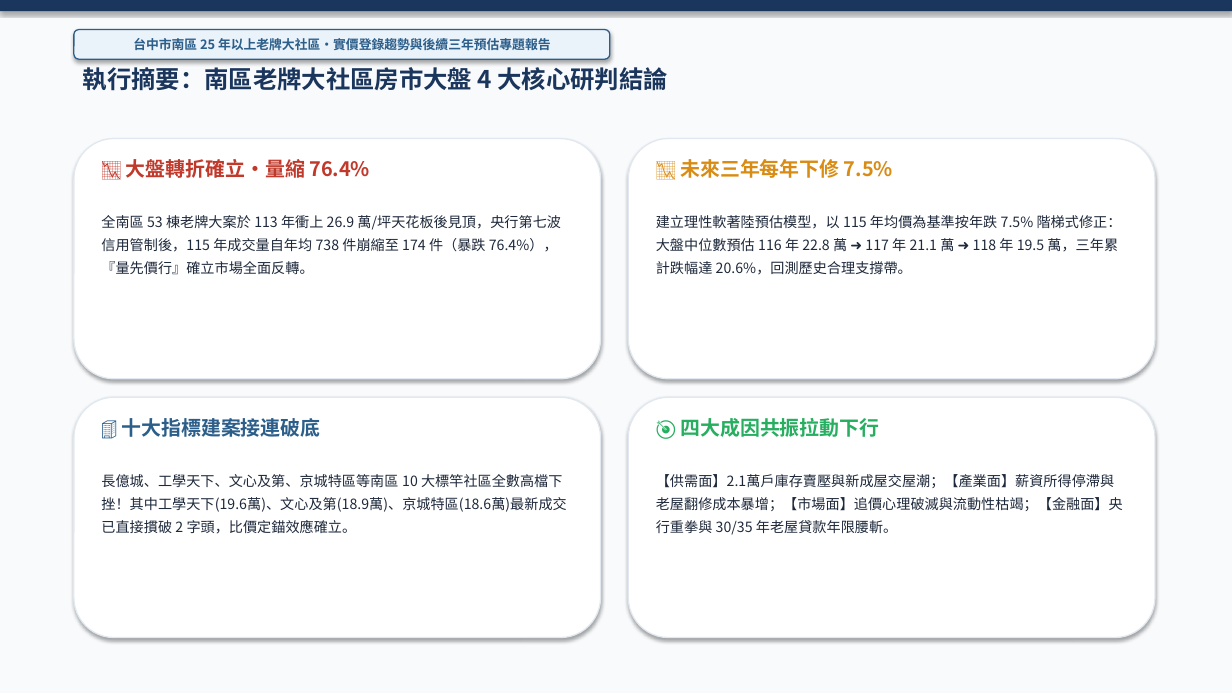
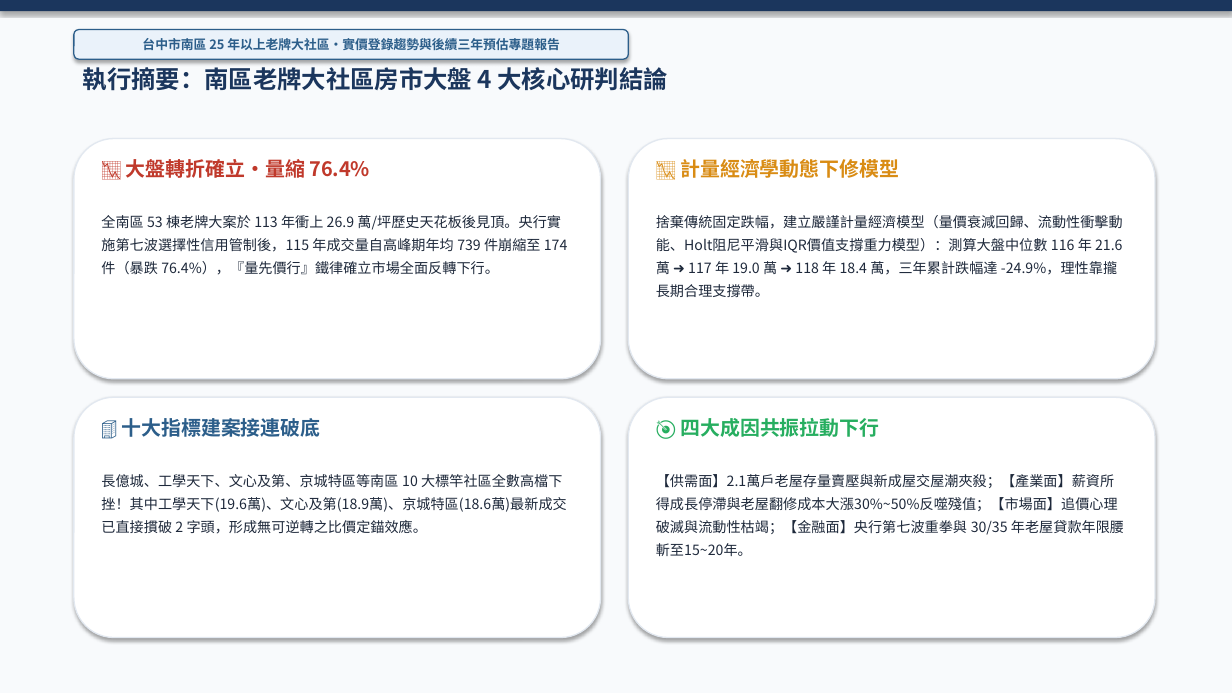
Before and after one commit to derekhcw168/taichung-house-hunting, a slide deck: slide 2 of 南區25年以上大型社區走勢圖/台中市南區老牌大型社區實價登錄趨勢與後續三年下跌預估分析.pptx. Drawn at 1232x693 pixels with LibreOffice and Linux fonts; fonts in the diff are those of the drawing. Boxes give left, top, right and bottom in pixels: in the first picture for what was removed or moved away, otherwise in the second. Text is boxed around its words. In the diff, an @@ line names an element or a change of style, - is before the commit and + after.

```diff
--- a/南區25年以上大型社區走勢圖/台中市南區老牌大型社區實價登錄趨勢與後續三年下跌預估分析.pptx
+++ b/南區25年以上大型社區走勢圖/台中市南區老牌大型社區實價登錄趨勢與後續三年下跌預估分析.pptx
@@ rounded rectangle "台中市南區 25 年以上老牌大社區・實價登錄趨勢與後續三年預估專題報告": place and size @@
-rounded rectangle "台中市南區 25 年以上老牌大社區・實價登錄趨勢與後續三年預估專題報告" at (74, 30, 610, 59)
+rounded rectangle "台中市南區 25 年以上老牌大社區・實價登錄趨勢與後續三年預估專題報告" at (74, 30, 628, 59)
@@ text at (680, 159, 899, 178): text changed @@
-📉 未來三年每年下修 7.5%
+📉 計量經濟學動態下修模型
@@ text at (101, 215, 568, 275): text changed @@
-全南區 53 棟老牌大案於 113 年衝上 26.9 萬/坪天花板後見頂，央行第七波信用管制後，115 年成交量自年均 738 件崩縮至 174 件（暴跌 76.4%），『量先價行』確立市場全面反轉。
+全南區 53 棟老牌大案於 113 年衝上 26.9 萬/坪歷史天花板後見頂。央行實施第七波選擇性信用管制後，115 年成交量自高峰期年均 739 件崩縮至 174 件（暴跌 76.4%），『量先價行』鐵律確立市場全面反轉下行。
@@ text at (656, 215, 1123, 297): text changed @@
-建立理性軟著陸預估模型，以 115 年均價為基準按年跌 7.5% 階梯式修正：大盤中位數預估 116 年 22.8 萬 ➜ 117 年 21.1 萬 ➜ 118 年 19.5 萬，三年累計跌幅達 20.6%，回測歷史合理支撐帶。
+捨棄傳統固定跌幅，建立嚴謹計量經濟模型（量價衰減回歸、流動性衝擊動能、Holt阻尼平滑與IQR價值支撐重力模型）：測算大盤中位數 116 年 21.6 萬 ➜ 117 年 19.0 萬 ➜ 118 年 18.4 萬，三年累計跌幅達 -24.9%，理性靠攏長期合理支撐帶。
@@ text at (101, 474, 566, 534): text changed @@
-長億城、工學天下、文心及第、京城特區等南區 10 大標竿社區全數高檔下挫！其中工學天下(19.6萬)、文心及第(18.9萬)、京城特區(18.6萬)最新成交已直接摜破 2 字頭，比價定錨效應確立。
+長億城、工學天下、文心及第、京城特區等南區 10 大標竿社區全數高檔下挫！其中工學天下(19.6萬)、文心及第(18.9萬)、京城特區(18.6萬)最新成交已直接摜破 2 字頭，形成無可逆轉之比價定錨效應。
@@ text at (656, 474, 1124, 556): text changed @@
-【供需面】2.1萬戶庫存賣壓與新成屋交屋潮；【產業面】薪資所得停滯與老屋翻修成本暴增；【市場面】追價心理破滅與流動性枯竭；【金融面】央行重拳與 30/35 年老屋貸款年限腰斬。
+【供需面】2.1萬戶老屋存量賣壓與新成屋交屋潮夾殺；【產業面】薪資所得成長停滯與老屋翻修成本大漲30%~50%反噬殘值；【市場面】追價心理破滅與流動性枯竭；【金融面】央行第七波重拳與 30/35 年老屋貸款年限腰斬至15~20年。
```
Also in this commit, not shown: 20 other slides changed, 3 other files.
